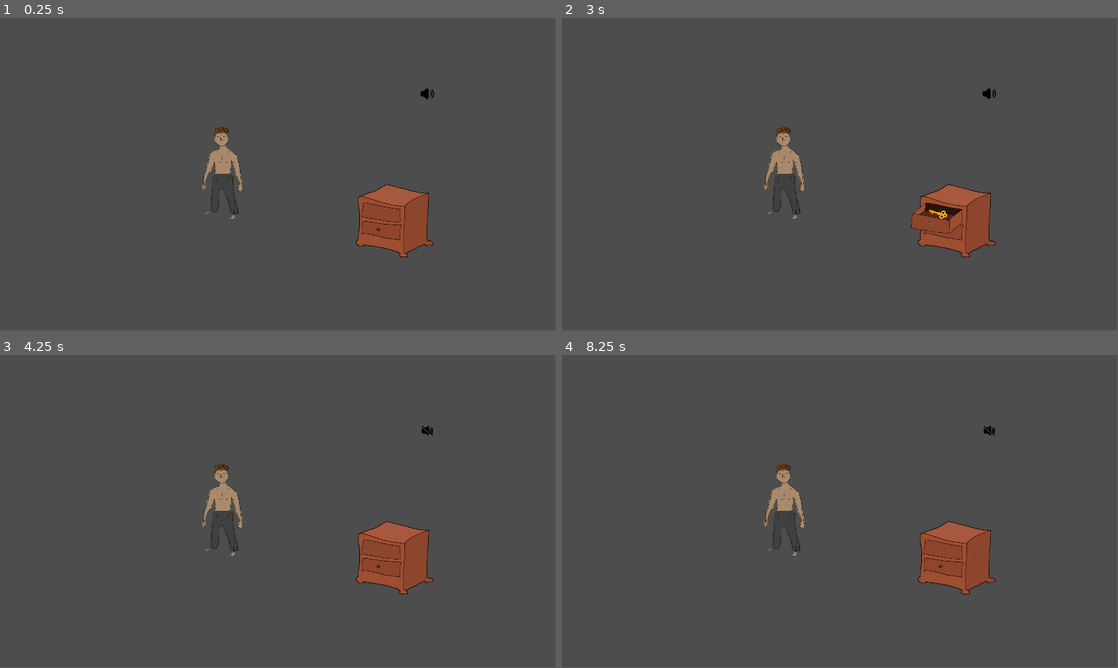
Above: before the commit, frames 1-4 (two rows, left to right).
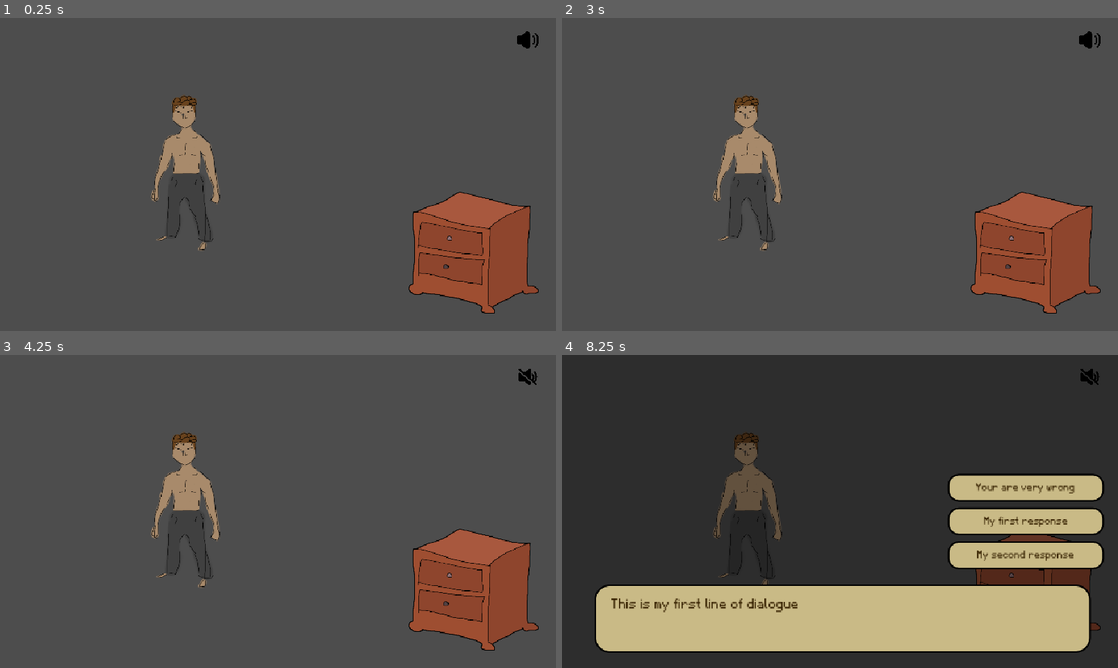
Above: after the commit, the same moments.

Repository: MichaelRRyan/GGJ-2026-Unmasked
Game: Godot game, scene res://Levels/feature_playground.tscn
Two runs of this game, one before a commit and one after it. Both use one fixed random seed, a clock stepped at 60 frames per second and the inputs below.
Inputs (mouse positions are in pixels of both pictures, inside the frame that each line leads up to; where the layout moved, square brackets give the same spot in the first picture):
- Up to frame 1 (0.25 s): no input
- Up to frame 2 (3 s): click (1090, 39) [990, 93] at 0.5 s; click (1090, 39) [990, 93] at 1.25 s; click (1090, 39) [990, 93] at 2 s; tap Enter at 2.75 s; move the mouse to (945, 212) at 2.77 s; press the mouse at (945, 212) at 2.78 s
- Up to frame 3 (4.25 s): tap Space at 3.5 s; move the mouse to (378, 549) at 3.52 s; release the mouse at (378, 549) at 3.53 s; click (378, 549) at 3.6 s
- Up to frame 4 (8.25 s): tap Enter at 4.25, 5.75 s; move the mouse to (895, 442) at 4.27 s; press the mouse at (895, 442) at 4.28 s; tap Space at 5, 6.5 s; move the mouse to (812, 574) at 5.02 s; release the mouse at (812, 574) at 5.03 s; click (812, 574) at 5.1 s; move the mouse to (1006, 558) at 5.77 s; press the mouse at (1006, 558) at 5.78 s; move the mouse to (673, 464) at 6.52 s; release the mouse at (673, 464) at 6.53 s; click (673, 464) at 6.6 s; move the mouse to (867, 511) at 7.27 s; press the mouse at (867, 511) at 7.28 s; move the mouse to (756, 433) at 8.02 s; release the mouse at (756, 433) at 8.03 s; click (756, 433) at 8.1 s
The window is 799x449 before the commit and 800x450 after it. Grey fills any space a smaller window leaves; there, only what the larger window draws over its background counts as a difference.

The runs differ from the first frame. In frame 1, 11% of the frame differs, in the area x 27-97%, y 4-95%; in frame 2, 11%; in frame 3, 11%; in frame 4, 98%, in the area x 0-100%, y 0-100%.

Commit message:
ui designed

Diff:
--- a/Assets/Themes/dialogue_interface.tres
+++ b/Assets/Themes/dialogue_interface.tres
@@ -1,4 +1,116 @@
 [gd_resource type="Theme" format=3 uid="uid://cmr35qfsqipuf"]
 
+[ext_resource type="FontFile" uid="uid://c0oif4n518esq" path="res://Assets/Font/myawesomefont.ttf" id="1_8vn6r"]
+
+[sub_resource type="StyleBoxFlat" id="StyleBoxFlat_hs6os"]
+content_margin_left = 4.0
+content_margin_top = 4.0
+content_margin_right = 4.0
+content_margin_bottom = 4.0
+bg_color = Color(0.1, 0.1, 0.1, 0.3)
+corner_radius_top_left = 18
+corner_radius_top_right = 18
+corner_radius_bottom_right = 18
+corner_radius_bottom_left = 18
+corner_detail = 5
+
+[sub_resource type="StyleBoxFlat" id="StyleBoxFlat_y0ta0"]
+content_margin_left = 4.0
+content_margin_top = 4.0
+content_margin_right = 4.0
+content_margin_bottom = 4.0
+bg_color = Color(1, 1, 1, 0.75)
+draw_center = false
+border_width_left = 2
+border_width_top = 2
+border_width_right = 2
+border_width_bottom = 2
+corner_radius_top_left = 18
+corner_radius_top_right = 18
+corner_radius_bottom_right = 18
+corner_radius_bottom_left = 18
+corner_detail = 5
+expand_margin_top = 2.0
+expand_margin_right = 2.0
+expand_margin_bottom = 2.0
+
+[sub_resource type="StyleBoxFlat" id="StyleBoxFlat_wglyh"]
+bg_color = Color(0.78657365, 0.7290695, 0.5268067, 1)
+border_width_left = 3
+border_width_top = 3
+border_width_right = 3
+border_width_bottom = 3
+border_color = Color(0, 0, 0, 1)
+corner_radius_top_left = 18
+corner_radius_top_right = 18
+corner_radius_bottom_right = 18
+corner_radius_bottom_left = 18
+corner_detail = 5
+
+[sub_resource type="StyleBoxFlat" id="StyleBoxFlat_k6ne3"]
+bg_color = Color(0.64741254, 0.58819, 0.382513, 1)
+border_width_left = 3
+border_width_top = 3
+border_width_right = 3
+border_width_bottom = 3
+border_color = Color(0, 0, 0, 1)
+corner_radius_top_left = 18
+corner_radius_top_right = 18
+corner_radius_bottom_right = 18
+corner_radius_bottom_left = 18
+corner_detail = 5
+
+[sub_resource type="StyleBoxEmpty" id="StyleBoxEmpty_8vn6r"]
+
+[sub_resource type="StyleBoxFlat" id="StyleBoxFlat_8vn6r"]
+bg_color = Color(0.7882353, 0.7294118, 0.5254902, 1)
+border_width_left = 3
+border_width_top = 3
+border_width_right = 3
+border_width_bottom = 3
+border_color = Color(0, 0, 0, 1)
+corner_radius_top_left = 25
+corner_radius_top_right = 25
+corner_radius_bottom_right = 25
+corner_radius_bottom_left = 25
+corner_detail = 12
+
 [resource]
-Button/colors/font_color = Color(1, 1, 1, 1)
+Button/colors/font_color = Color(0.21079585, 0.12869903, 0, 1)
+Button/colors/font_disabled_color = Color(0.875, 0.875, 0.875, 0.5)
+Button/colors/font_focus_color = Color(0.95, 0.95, 0.95, 1)
+Button/colors/font_hover_color = Color(0.4441731, 0.35467193, 0.214838, 1)
+Button/colors/font_hover_pressed_color = Color(1, 1, 1, 1)
+Button/colors/font_outline_color = Color(0, 0, 0, 1)
+Button/colors/font_pressed_color = Color(0.21176471, 0.12941177, 0, 1)
+Button/colors/icon_disabled_color = Color(1, 1, 1, 0.4)
+Button/colors/icon_focus_color = Color(1, 1, 1, 1)
+Button/colors/icon_hover_color = Color(1, 1, 1, 1)
+Button/colors/icon_hover_pressed_color = Color(1, 1, 1, 1)
+Button/colors/icon_normal_color = Color(1, 1, 1, 1)
+Button/colors/icon_pressed_color = Color(1, 1, 1, 1)
+Button/constants/align_to_largest_stylebox = 0
+Button/constants/h_separation = 4
+Button/constants/icon_max_width = 0
+Button/constants/outline_size = 0
+Button/font_sizes/font_size = 18
+Button/fonts/font = ExtResource("1_8vn6r")
+Button/styles/disabled = SubResource("StyleBoxFlat_hs6os")
+Button/styles/focus = SubResource("StyleBoxFlat_y0ta0")
+Button/styles/hover = SubResource("StyleBoxFlat_wglyh")
+Button/styles/normal = SubResource("StyleBoxFlat_wglyh")
+Button/styles/pressed = SubResource("StyleBoxFlat_k6ne3")
+Label/colors/font_color = Color(0.21176471, 0.12941177, 0, 1)
+Label/colors/font_outline_color = Color(0, 0, 0, 1)
+Label/colors/font_shadow_color = Color(0, 0, 0, 0)
+Label/constants/line_spacing = 3
+Label/constants/outline_size = 0
+Label/constants/shadow_offset_x = 1
+Label/constants/shadow_offset_y = 1
+Label/constants/shadow_outline_size = 1
+Label/font_sizes/font_size = 24
+Label/fonts/font = ExtResource("1_8vn6r")
+Label/styles/focus = SubResource("StyleBoxFlat_y0ta0")
+Label/styles/normal = SubResource("StyleBoxEmpty_8vn6r")
+Panel/styles/normal = null
+Panel/styles/panel = SubResource("StyleBoxFlat_8vn6r")
--- a/Features/DialogueSystem/dialogue_interface.tscn
+++ b/Features/DialogueSystem/dialogue_interface.tscn
@@ -2,6 +2,7 @@
 
 [ext_resource type="Theme" uid="uid://cmr35qfsqipuf" path="res://Assets/Themes/dialogue_interface.tres" id="1_3ga2s"]
 [ext_resource type="Script" uid="uid://bd1hg2wl7vd4g" path="res://Features/DialogueSystem/dialogue_interface.gd" id="1_h7sxu"]
+[ext_resource type="PackedScene" uid="uid://2onvsnnmxmu4" path="res://Features/DialogueSystem/dialogue_option.tscn" id="3_3ga2s"]
 
 [node name="DialogueInterface" type="Control" unique_id=1998899371]
 layout_mode = 3
@@ -24,24 +25,26 @@
 grow_vertical = 2
 color = Color(0, 0, 0, 0.41568628)
 
-[node name="ColorRect" type="ColorRect" parent="." unique_id=838013360]
+[node name="ColorRect" type="Panel" parent="." unique_id=2026748571]
 layout_mode = 1
 anchors_preset = 12
 anchor_top = 1.0
 anchor_right = 1.0
 anchor_bottom = 1.0
-offset_top = -146.0
+offset_left = 55.848022
+offset_top = -144.0
+offset_right = -47.0
+offset_bottom = -26.0
 grow_horizontal = 2
 grow_vertical = 0
-color = Color(0, 0, 0, 0.45882353)
 
 [node name="Label" type="Label" parent="ColorRect" unique_id=1129307815]
 layout_mode = 0
-offset_left = 32.0
-offset_top = 30.0
-offset_right = 1126.0
-offset_bottom = 122.0
-text = "Teest"
+offset_left = 29.0
+offset_top = 21.0
+offset_right = 832.152
+offset_bottom = 105.0
+text = "Test"
 
 [node name="DialogueOptions" type="VBoxContainer" parent="." unique_id=1109674068]
 layout_mode = 1
@@ -50,11 +53,14 @@
 anchor_top = 1.0
 anchor_right = 1.0
 anchor_bottom = 1.0
-offset_left = -319.0
-offset_top = -350.0
+offset_left = -294.4167
+offset_top = -335.0
 offset_right = -24.0
 offset_bottom = -170.0
 grow_horizontal = 0
 grow_vertical = 0
 theme_override_constants/separation = 10
 metadata/_edit_group_ = true
+
+[node name="Option1" parent="DialogueOptions" unique_id=2063076733 instance=ExtResource("3_3ga2s")]
+layout_mode = 2
--- a/Levels/feature_playground.tscn
+++ b/Levels/feature_playground.tscn
@@ -14,7 +14,7 @@
 
 [node name="Camera2D" type="Camera2D" parent="." unique_id=1460549941]
 position = Vector2(551, 323)
-zoom = Vector2(0.6, 0.6)
+zoom = Vector2(0.5, 0.5)
 
 [node name="DialogueUI" type="CanvasLayer" parent="." unique_id=865840332]
 
--- a/project.godot
+++ b/project.godot
@@ -21,9 +21,10 @@
 
 [display]
 
-window/size/viewport_width=1920
-window/size/viewport_height=1080
+window/size/viewport_width=960
+window/size/viewport_height=540
 window/size/mode=2
+window/stretch/mode="canvas_items"
 
 [input]
 
Binary file added: Assets/Font/myawesomefont.ttf
Not shown, added: Assets/Font/myawesomefont.ttf.import
